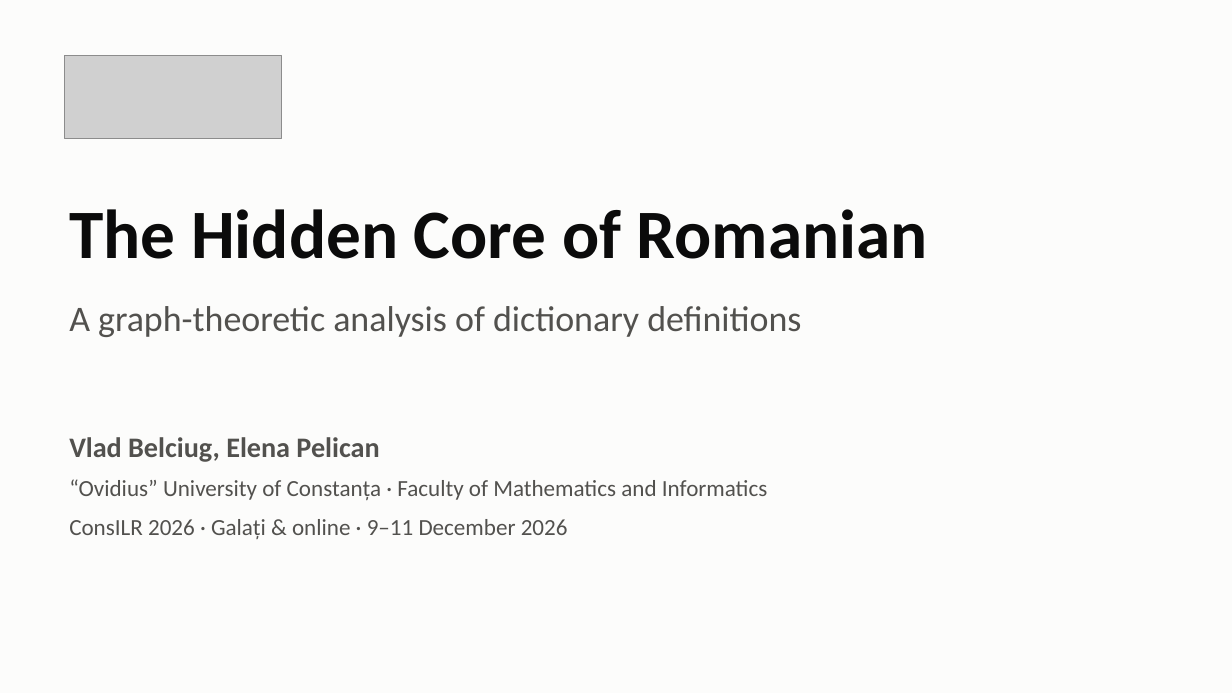
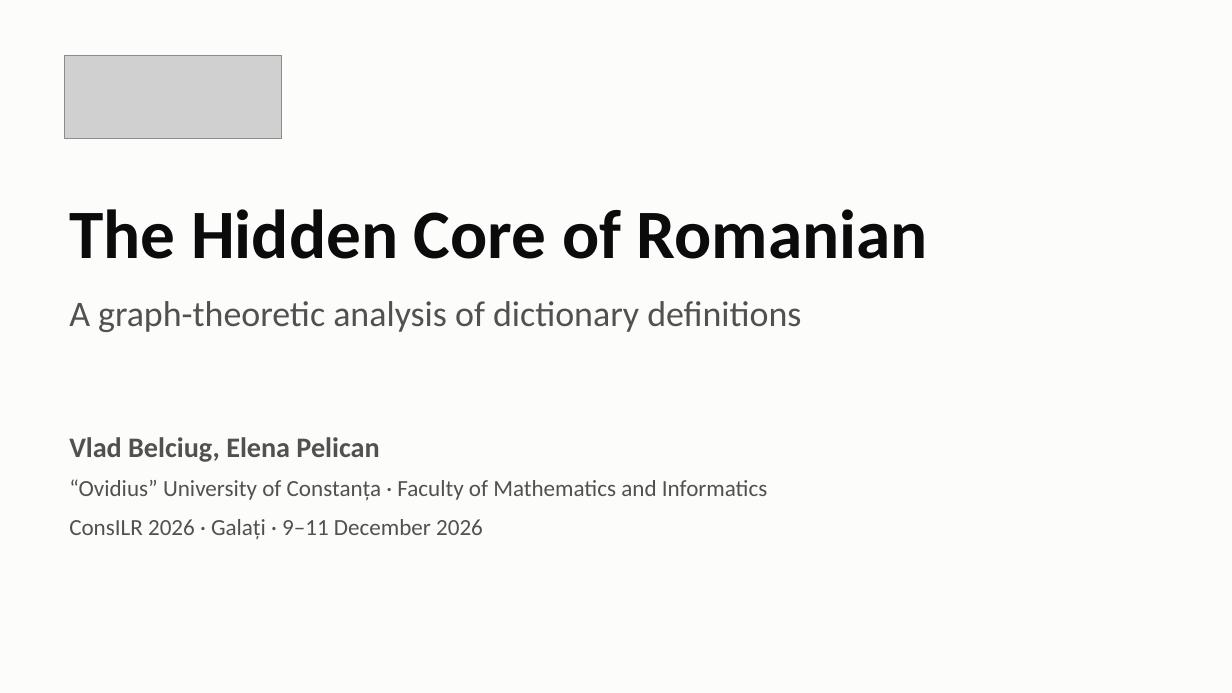
Before and after one commit to ovladon/hidden-core-romanian, a slide deck: slide 1 of slides/HiddenCore_ConsILR2026.pptx. Drawn at 1232x693 pixels with LibreOffice and Linux fonts; fonts in the diff are those of the drawing; grey boxes stand for pictures. Boxes give left, top, right and bottom in pixels: in the first picture for what was removed or moved away, otherwise in the second. Text is boxed around its words. In the diff, an @@ line names an element or a change of style, - is before the commit and + after.

```diff
--- a/slides/HiddenCore_ConsILR2026.pptx
+++ b/slides/HiddenCore_ConsILR2026.pptx
@@ text "A graph-theoretic analysis of dictionary ..." moved from (x1=69, y1=306, x2=801, y2=337) to (x1=69, y1=301, x2=801, y2=332) @@
@@ text at (x1=69, y1=519, x2=483, y2=539): text changed @@
-ConsILR 2026 · Galați & online · 9–11 December 2026
+ConsILR 2026 · Galați · 9–11 December 2026
```
Also in this commit, not shown: 10 other slides changed, 10 slides added, 4 slides removed, 2 other files.
